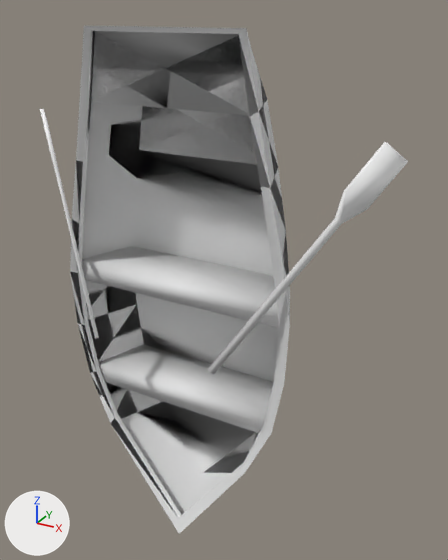
What one commit did to the OBJ model assets/models/woodBoat.obj.
Rendered twice from a 50 mm camera at (4.49, -7.43, 3.68) aimed at (0.45, -0.09, 0.0). Lighting does not change. The marker at lower left points along +X, +Y and +Z. Where no turn or scale is listed for an object, it has been applied to the vertices.

In view in the first picture: 'obj1', 'obj2', 'obj3'.
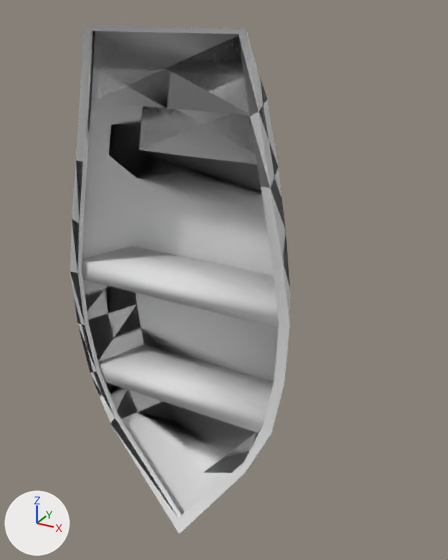
Edits to the bpy script that builds the scene:
```text
Remove ob_obj3:
    ob_obj3 = bpy.data.objects.new('obj3', me_obj3)
    ob_obj3.location = (0.0, 0.0, 0.0)
```

Boxes [x1, y1, x2, y2] around the edits, measured in the pictures (448 x 560 px):
'obj3', deleted: before [40, 109, 408, 374]
